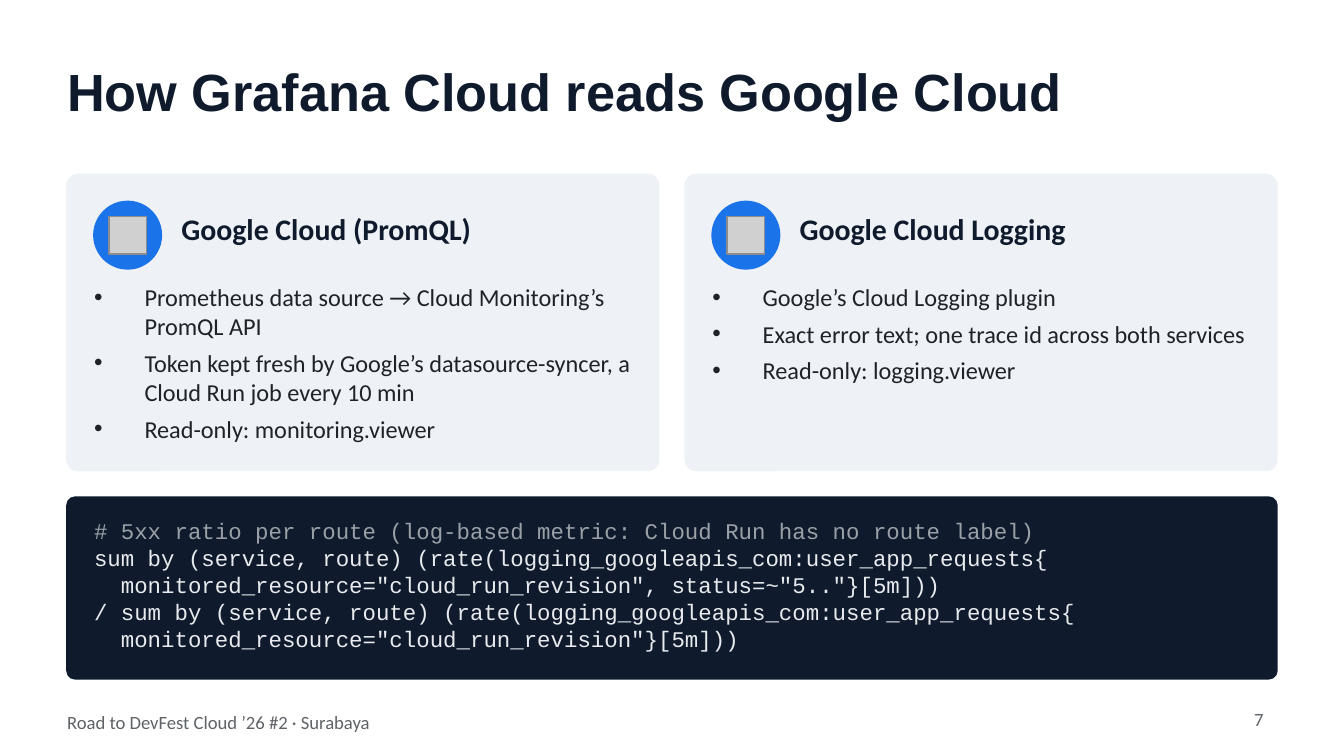
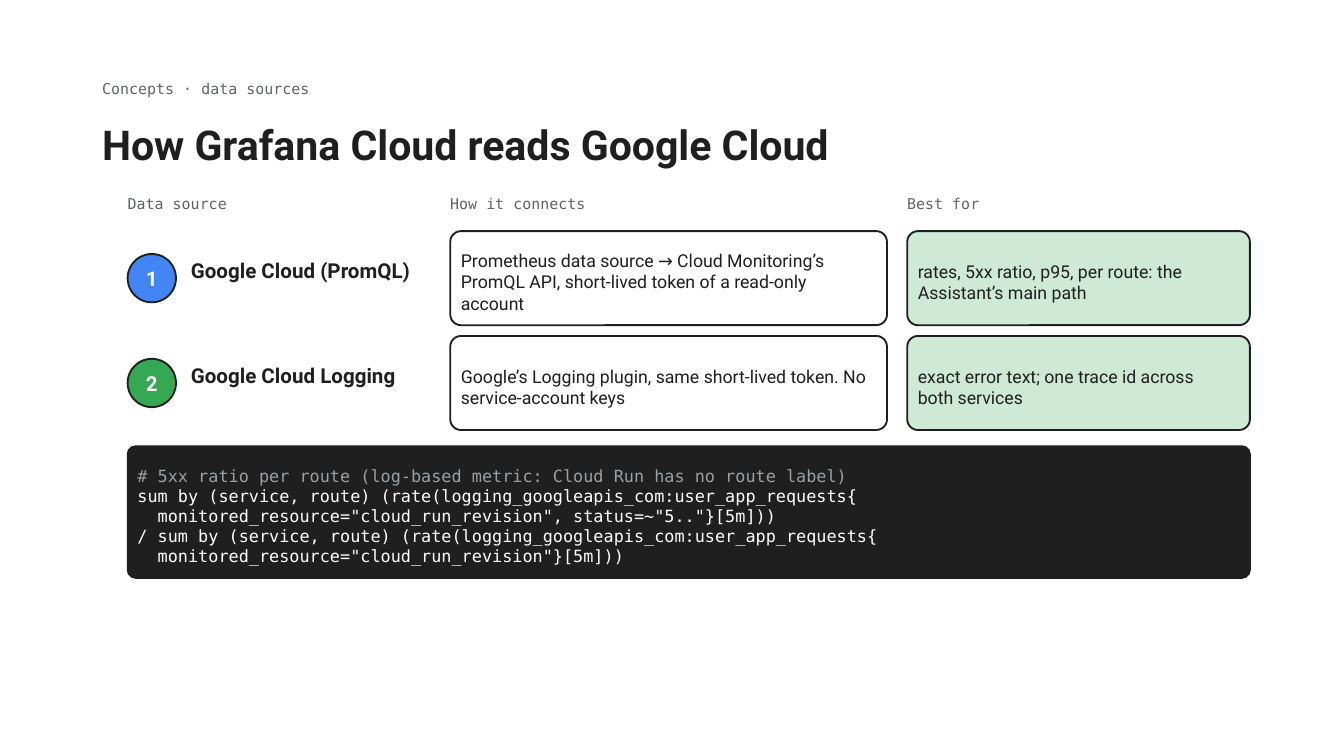
Before and after one commit to islamyakin/demo-roadtodevfest26-sby-2, a slide deck: slide 7 of slides/workshop.pptx. Drawn at 1344x756 pixels with LibreOffice and Linux fonts; fonts in the diff are those of the drawing; grey boxes stand for pictures; background and template pictures are left out. Boxes give left, top, right and bottom in pixels: in the first picture for what was removed or moved away, otherwise in the second. Text is boxed around its words. In the diff, an @@ line names an element or a change of style, - is before the commit and + after.

Commit message:
Deck on the Road to DevFest template; Terraform is Google Cloud only for now
- slides/workshop.pptx + .pdf rebuilt on the DevFest template backgrounds,
  Google Sans and Roboto Mono, 20 slides.
- The Grafana Cloud side moves to infra/grafana.tf.disabled. It no longer
  needs service-account keys (the org forbids them): a small Cloud Run job
  (infra/tokensync.py) writes a short-lived token into both data sources.
- Inputs live in infra/variables.tf.

```diff
--- a/slides/workshop.pptx
+++ b/slides/workshop.pptx
@@ text added at [102,82,309,97], 8 pt, text #5F6368 @@
+Concepts · data sources
@@ title "How Grafana Cloud reads Google ...": place and size @@
-title "How Grafana Cloud reads Google ..." at [67,73,1062,121]
+title "How Grafana Cloud reads Google ..." at [102,128,829,169]
@@ title "How Grafana Cloud reads Google ..." at [102,128,829,169]: size 28 to 22 pt, font Arial to Roboto, text colour #0F1B2D to #1F1F1F @@
@@ rounded rectangle removed at [67,175,659,470] @@
@@ rounded rectangle removed at [685,175,1277,470] @@
@@ ellipse removed at [94,202,161,269] @@
@@ text added at [128,198,227,209], 8 pt, text #5F6368 @@
+Data source
@@ text added at [450,197,585,209], 8 pt, text #5F6368 @@
+How it connects
@@ ellipse removed at [712,202,780,269] @@
@@ text added at [907,197,979,209], 8 pt, text #5F6368 @@
+Best for
@@ picture removed at [109,216,146,254] @@
@@ rounded rectangle added at [450,231,887,325], fill #FFFFFF, outline #1F1F1F 1 pt, 9.5 pt, text #1F1F1F @@
+Prometheus data source → Cloud Monitoring’s PromQL API, short-lived token of a read-only account
@@ picture removed at [727,216,765,254] @@
@@ rounded rectangle added at [907,231,1250,325], fill #CEEAD6, outline #1F1F1F 1 pt, 9.5 pt, text #1F1F1F @@
+rates, 5xx ratio, p95, per route: the Assistant’s main path
@@ ellipse added at [128,254,176,302], fill #4285F4, outline #1F1F1F 1 pt, 11 pt, text #FFFFFF, bold @@
+1
@@ text "Google Cloud (PromQL)": place and size @@
-text "Google Cloud (PromQL)" at [181,218,471,245]
+text "Google Cloud (PromQL)" at [191,262,410,283]
@@ text "Google Cloud (PromQL)" at [191,262,410,283]: size 16 to 11 pt, font Calibri to Roboto, text colour #0F1B2D to #1F1F1F @@
@@ text removed at [145,289,630,442] @@
-• Prometheus data source → Cloud Monitoring’s PromQL API
-• Token kept fresh by Google’s datasource-syncer, a Cloud Run job every 10 min
-• Read-only: monitoring.viewer
@@ ellipse added at [128,359,176,407], fill #34A853, outline #1F1F1F 1 pt, 11 pt, text #FFFFFF, bold @@
+2
@@ rounded rectangle added at [450,336,887,430], fill #FFFFFF, outline #1F1F1F 1 pt, 9.5 pt, text #1F1F1F @@
+Google’s Logging plugin, same short-lived token. No service-account keys
@@ rounded rectangle "exact error text; one trace ...": place and size @@
-rounded rectangle "exact error text; one trace ..." at [763,289,1244,383]
+rounded rectangle "exact error text; one trace ..." at [907,336,1250,430]
@@ rounded rectangle "exact error text; one trace ..." at [907,336,1250,430]: vertical alignment top to middle; fill none to #CEEAD6; outline none to #1F1F1F 1 pt @@
@@ text "Google Cloud Logging" at [191,367,395,388]: size 16 to 11 pt, font Calibri to Roboto, text colour #0F1B2D to #1F1F1F @@
@@ text "Google Cloud Logging": place and size @@
-text "Google Cloud Logging" at [800,219,1065,245]
+text "Google Cloud Logging" at [191,367,395,388]
@@ text in rounded rectangle at [918,369,1194,404]: text changed; size 13 to 9.5 pt; font Calibri to Roboto; text colour #1F2328 to #1F1F1F @@
-• Google’s Cloud Logging plugin
-• Exact error text; one trace id across both services
-• Read-only: logging.viewer
+exact error text; one trace id across both services
@@ rounded rectangle "# 5xx ratio per route ...": place and size @@
-rounded rectangle "# 5xx ratio per route ..." at [94,523,1074,652]
+rounded rectangle "# 5xx ratio per route ..." at [128,446,1250,578]
@@ rounded rectangle "# 5xx ratio per route ..." at [128,446,1250,578]: size 12 to 9 pt, font Courier New to DejaVu Sans Mono; text colour #E8EAED to #FFFFFF in "sum by (service, route) (rate(logging_googleapis_com:user_ap ...", "monitored_resource="cloud_run_revision", status=~"5.."}[5m]) ...", "/ sum by (service, route) (rate(logging_googleapis_com:user_ ...", "monitored_resource="cloud_run_revision"}[5m]))"; vertical alignment top to middle; fill none to #1F1F1F; outline none to #1F1F1F 1 pt @@
@@ rounded rectangle removed at [67,497,1277,679] @@
@@ text removed at [67,716,370,732] @@
-Road to DevFest Cloud ’26 #2 · Surabaya
@@ page number removed at [1254,714,1263,726] @@
-7
```
Also in this commit, not shown: 11 other slides changed, 8 slides added, 5 slides removed, 8 other files.
